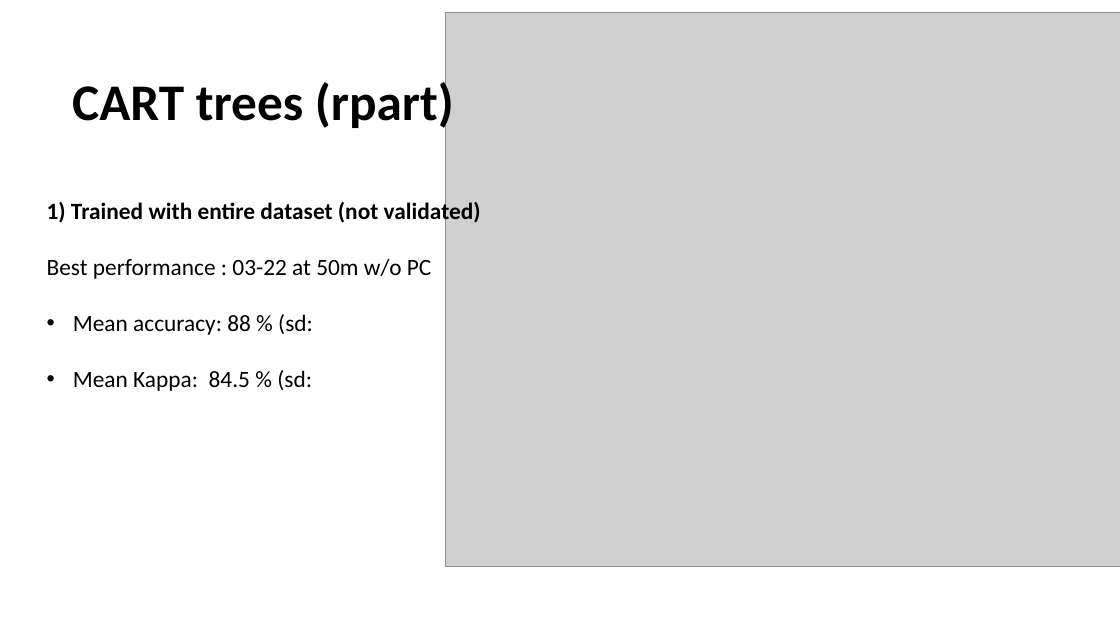
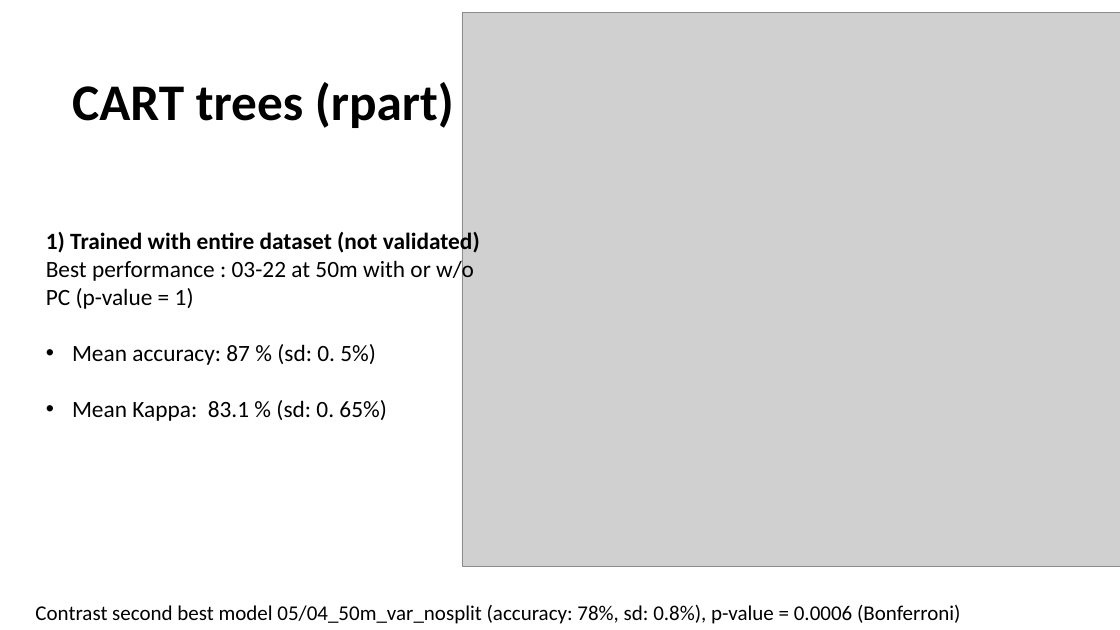
Before and after one commit to jaureguijara/DENSIPLANT_analysis, a slide deck: slide 11 of outputs/summary.pptx. Drawn at 1120x630 pixels with LibreOffice and Linux fonts; fonts in the diff are those of the drawing; grey boxes stand for pictures. Boxes give left, top, right and bottom in pixels: in the first picture for what was removed or moved away, otherwise in the second. Text is boxed around its words. In the diff, an @@ line names an element or a change of style, - is before the commit and + after.

Commit message:
Added model repetition datasets for ML performance statistics

```diff
--- a/outputs/summary.pptx
+++ b/outputs/summary.pptx
@@ picture: place and size @@
-picture at <box>445,13,1120,566</box>
+picture at <box>462,13,1120,566</box>
@@ text "1) Trained with entire dataset ...": place and size @@
-text "1) Trained with entire dataset ..." at <box>47,200,481,391</box>
+text "1) Trained with entire dataset ..." at <box>46,229,480,421</box>
@@ text at <box>46,258,474,421</box>: text changed @@
-Best performance : 03-22 at 50m w/o PC
-• Mean accuracy: 88 % (sd:
-• Mean Kappa: 84.5 % (sd:
+Best performance : 03-22 at 50m with or w/o PC (p-value = 1)
+• Mean accuracy: 87 % (sd: 0. 5%)
+• Mean Kappa: 83.1 % (sd: 0. 65%)
@@ text added at <box>35,605,961,624</box>, 18 pt, text #000000 @@
+Contrast second best model 05/04_50m_var_nosplit (accuracy: 78%, sd: 0.8%), p-value = 0.0006 (Bonferroni)
```
Also in this commit, not shown: 2 other slides changed, 20 other files.
